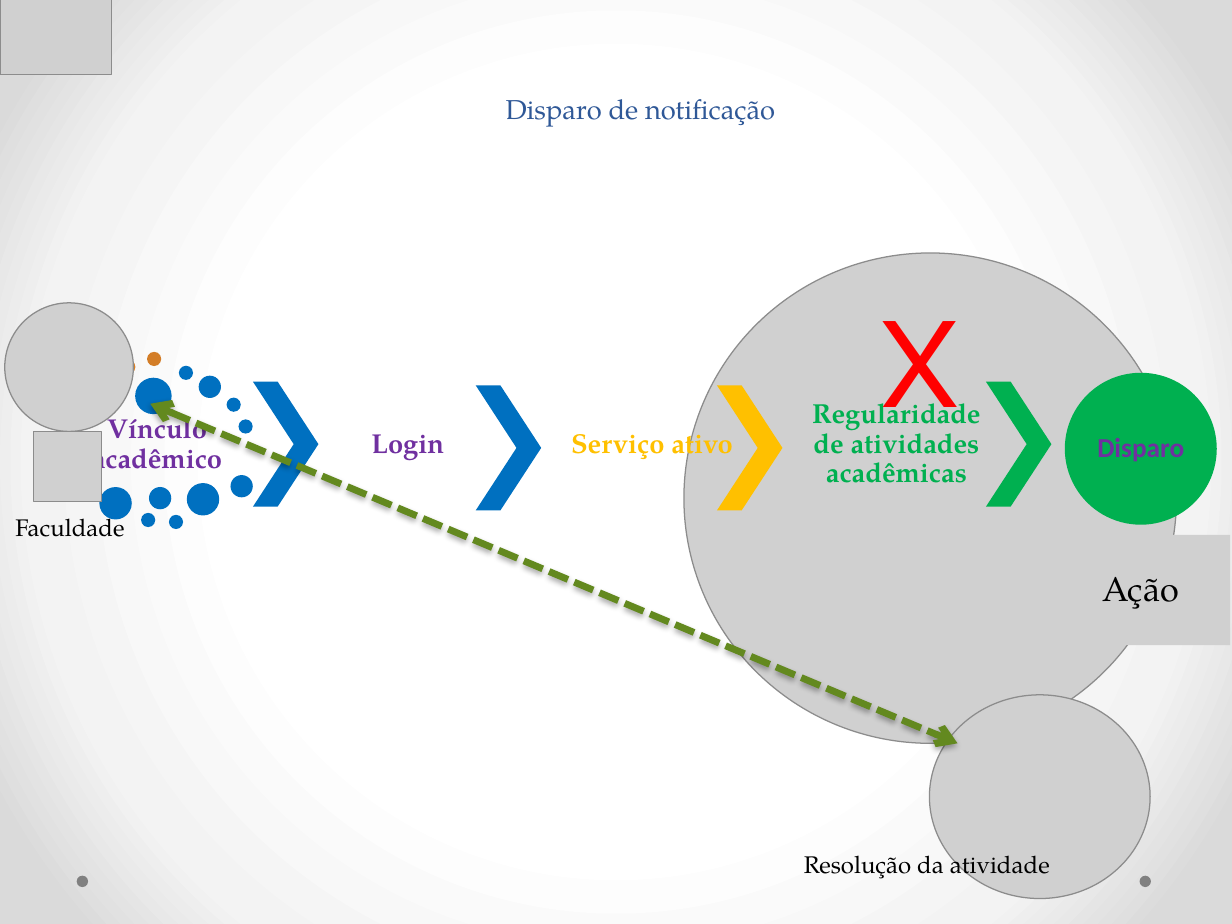
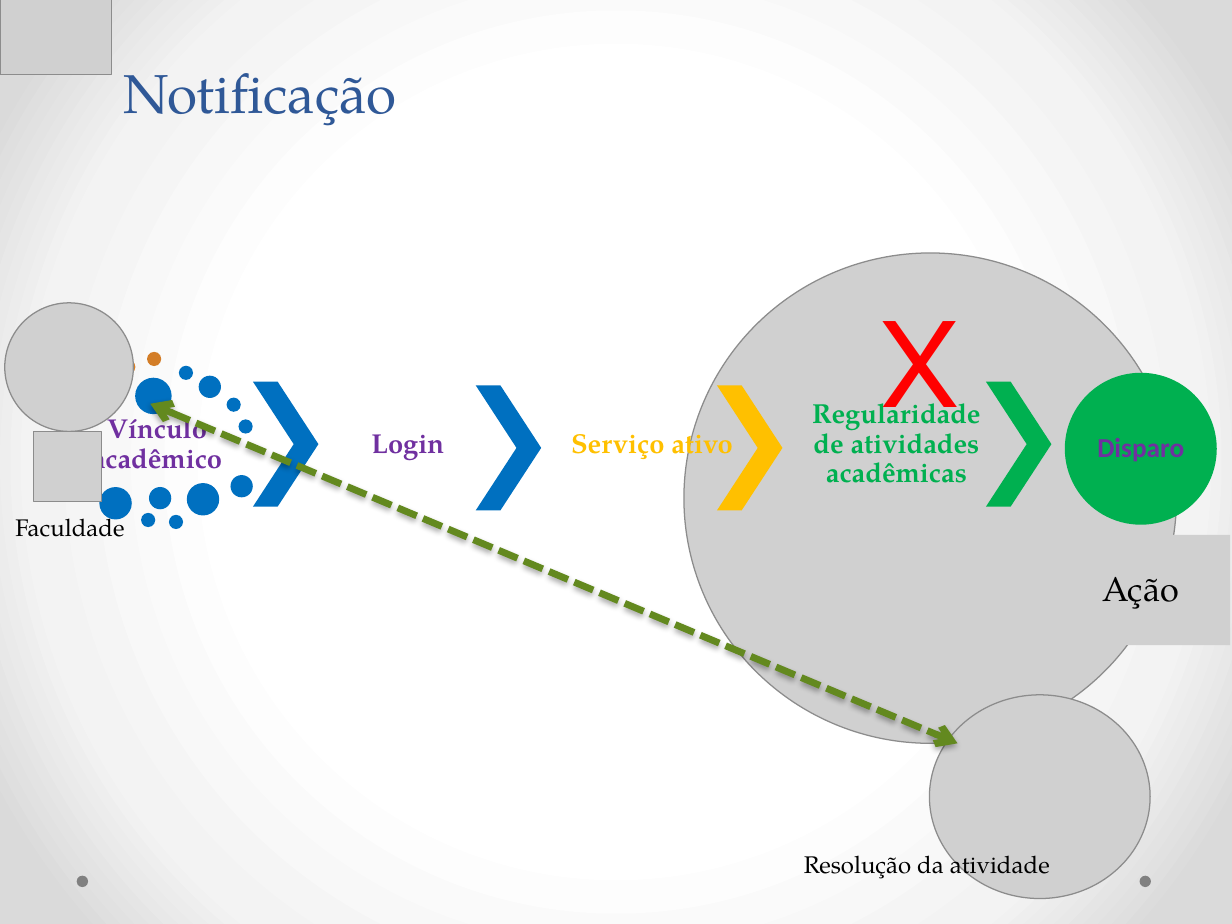
Before and after one commit to Neimarmg/TCC, a slide deck: slide 7 of Documentação final do projeto/Ppt-Final.pptx. Drawn at 1232x924 pixels with LibreOffice and Linux fonts; fonts in the diff are those of the drawing; grey boxes stand for pictures. Boxes give left, top, right and bottom in pixels: in the first picture for what was removed or moved away, otherwise in the second. Text is boxed around its words. In the diff, an @@ line names an element or a change of style, - is before the commit and + after.

```diff
--- a/Documentação final do projeto/Ppt-Final.pptx
+++ b/Documentação final do projeto/Ppt-Final.pptx
@@ title at bbox=[124, 73, 397, 126]: text changed; size 16 to 32 pt @@
-Disparo de notificação
+Notificação
```
Also in this commit, not shown: 8 other slides changed.
